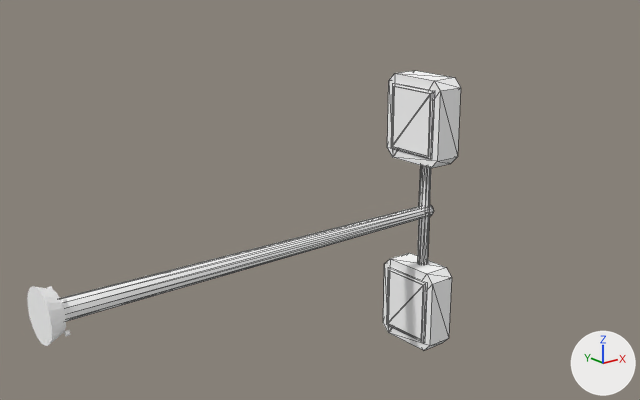
The OBJ model src/main/resources/assets/eln/model/twinparkinglight/twinparkinglight.obj as it was, and as the next commit left it.
One viewpoint serves both versions: a 50 mm lens placed at (-1.77, -4.99, 2.31), pointed at (2.45, 0.29, 0.2). Every picture has the same lights, and +X, +Y and +Z are marked at lower right. The first picture is the older version. Mesh edges are drawn as thin lines on the coarser meshes. Where no turn or scale is listed for an object, it has been applied to the vertices. Vertices at exactly the same position are counted once.

Before the edit, the objects in view are built like this:
```python
me_base = bpy.data.meshes.new('Base')
me_base.from_pydata(...)  # 112 vertices, 204 faces; spans x 0.01..0.145, y -0.19..0.19, z -0.19..0.19
me_base.materials.append(mat_neutral)  # white #ffffff
me_light0 = bpy.data.meshes.new('Light0')
me_light0.from_pydata(...)  # a box spanning x 3.145..3.157, y -0.21..0.21, z -1.05..-0.55
me_light0.materials.append(mat_neutral)  # white #ffffff
me_light1 = bpy.data.meshes.new('Light1')
me_light1.from_pydata(...)  # a box spanning x 3.145..3.157, y -0.21..0.21, z 0.55..1.05
me_light1.materials.append(mat_neutral)  # white #ffffff
me_metal = bpy.data.meshes.new('Metal')
me_metal.from_pydata(...)  # 166 vertices, 292 faces; spans x 0.12..3.43, y -0.29..0.29, z -1.15..1.15
me_metal.materials.append(mat_neutral)  # white #ffffff
me_trim = bpy.data.meshes.new('Trim')
me_trim.from_pydata(...)  # 16 vertices, 24 faces; spans x 3.15..3.17, y -0.23..0.23, z -1.07..1.07
me_trim.materials.append(mat_neutral)  # white #ffffff
ob_base = bpy.data.objects.new('Base', me_base)
ob_base.location = (0.0, 0.0, 0.0)
ob_light0 = bpy.data.objects.new('Light0', me_light0)
ob_light0.location = (0.0, 0.0, 0.0)
ob_light1 = bpy.data.objects.new('Light1', me_light1)
ob_light1.location = (0.0, 0.0, 0.0)
ob_metal = bpy.data.objects.new('Metal', me_metal)
ob_metal.location = (0.0, 0.0, 0.0)
ob_trim = bpy.data.objects.new('Trim', me_trim)
ob_trim.location = (0.0, 0.0, 0.0)
```
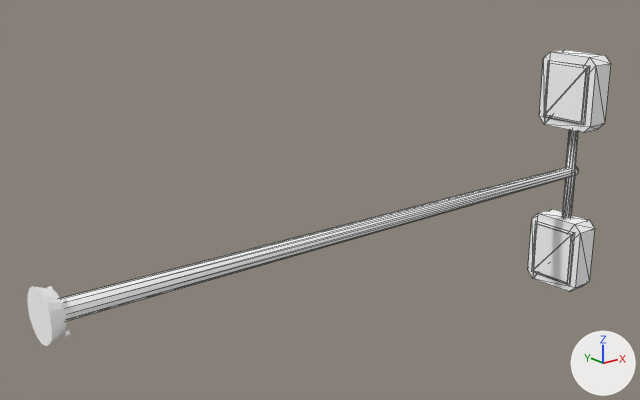
Where the change shows, as pixel boxes [x1, y1, x2, y2] in the pictures (640 x 400 px; the box of a moved part takes in the faces that stretch with it):
'Metal', reshaped (37% wider)
    before: [60, 71, 461, 350]
    after: [60, 50, 611, 321]
'Light1', moved
    before: [392, 86, 431, 156]
    after: [544, 63, 587, 122]
'Light0', moved
    before: [387, 270, 424, 340]
    after: [533, 223, 572, 283]
'Trim', moved
    before: [386, 83, 435, 343]
    after: [532, 60, 590, 285]
part 3 of me_metal, moved or reshaped
    before: [417, 165, 431, 263]
    after: [562, 130, 579, 217]
part 4 of me_metal, moved or reshaped
    before: [383, 253, 452, 350]
    after: [528, 209, 595, 292]
part 5 of me_metal, moved or reshaped
    before: [387, 71, 461, 168]
    after: [539, 50, 611, 133]
part 6 of me_metal, moved or reshaped
    before: [60, 205, 434, 321]
    after: [60, 167, 578, 321]

The edits, one by one:
me_light0 is used by ob_light0; location (0.0, 0.0, 0.0).
me_light0 had 8 vertices, 12 faces and spanned x 3.145..3.157, y -0.21..0.21, z -1.05..-0.55.
me_light0 now has 8 vertices, 12 faces and spans x 5.145..5.157, y -0.21..0.21, z -1.05..-0.55.
me_light0 part 1: the whole mesh is moved by (2.0, 0.0, 0.0).
me_light1 is used by ob_light1; location (0.0, 0.0, 0.0).
me_light1 had 8 vertices, 12 faces and spanned x 3.145..3.157, y -0.21..0.21, z 0.55..1.05.
me_light1 now has 8 vertices, 12 faces and spans x 5.145..5.157, y -0.21..0.21, z 0.55..1.05.
me_light1 part 2: the whole mesh is moved by (2.0, 0.0, 0.0).
me_metal is used by ob_metal; location (0.0, 0.0, 0.0).
me_metal had 166 vertices, 292 faces and spanned x 0.12..3.43, y -0.29..0.29, z -1.15..1.15.
me_metal now has 166 vertices, 292 faces and spans x 0.12..5.43, y -0.29..0.29, z -1.15..1.15.
me_metal part 3: the loose piece of 30 vertices spanning x 3.3..3.38, y -0.05..0.05, z -0.8..0.8 is moved by (2.0, 0.0, 0.0).
me_metal part 4: the loose piece of 16 vertices spanning x 3.17..3.4, y -0.29..0.29, z -1.15..-0.45 is moved by (2.0, 0.0, 0.0).
me_metal part 5: the loose piece of 16 vertices spanning x 3.17..3.4, y -0.29..0.29, z 0.45..1.15 is moved by (2.0, 0.0, 0.0).
me_metal part 6: all 12 vertices in x 3.4, y -0.05..0.05, z -0.05..0.05 are moved by (2.0, 0.0, 0.0).
Other edits to the shape of me_metal do not show in these pictures.
me_trim is used by ob_trim; location (0.0, 0.0, 0.0).
me_trim had 16 vertices, 24 faces and spanned x 3.15..3.17, y -0.23..0.23, z -1.07..1.07.
me_trim now has 16 vertices, 24 faces and spans x 5.16..5.18, y -0.23..0.23, z -1.07..1.07.
me_trim part 7: the whole mesh is moved by (2.0, 0.0, 0.0).
